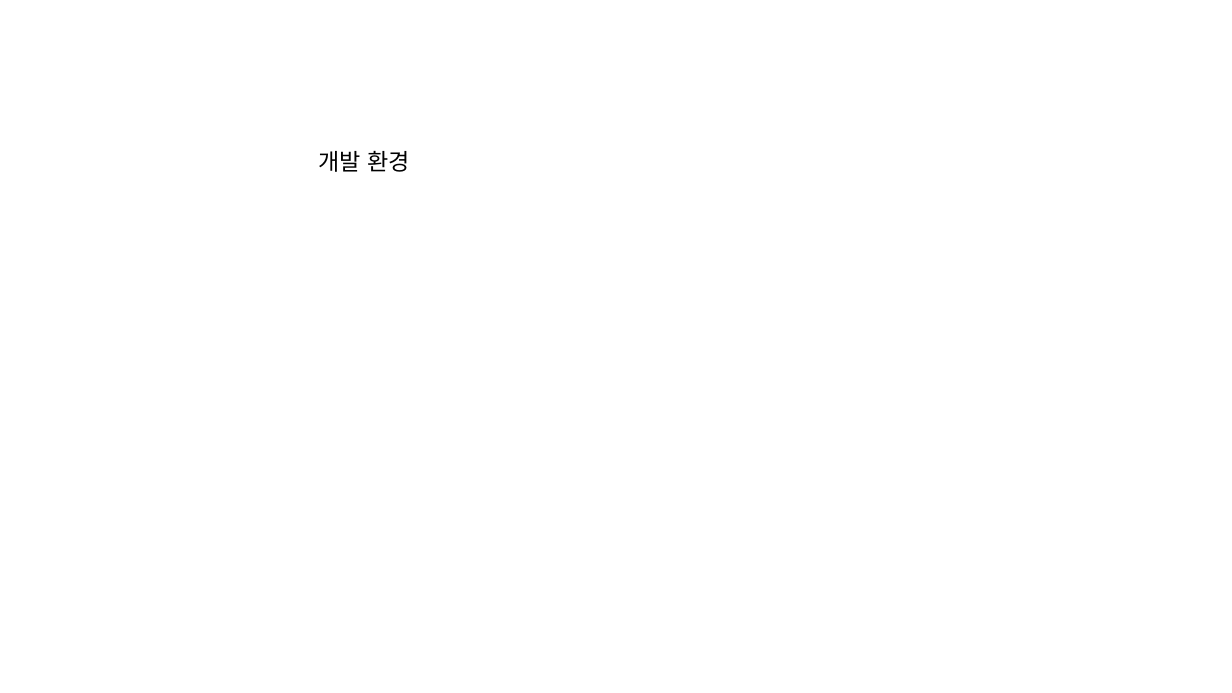
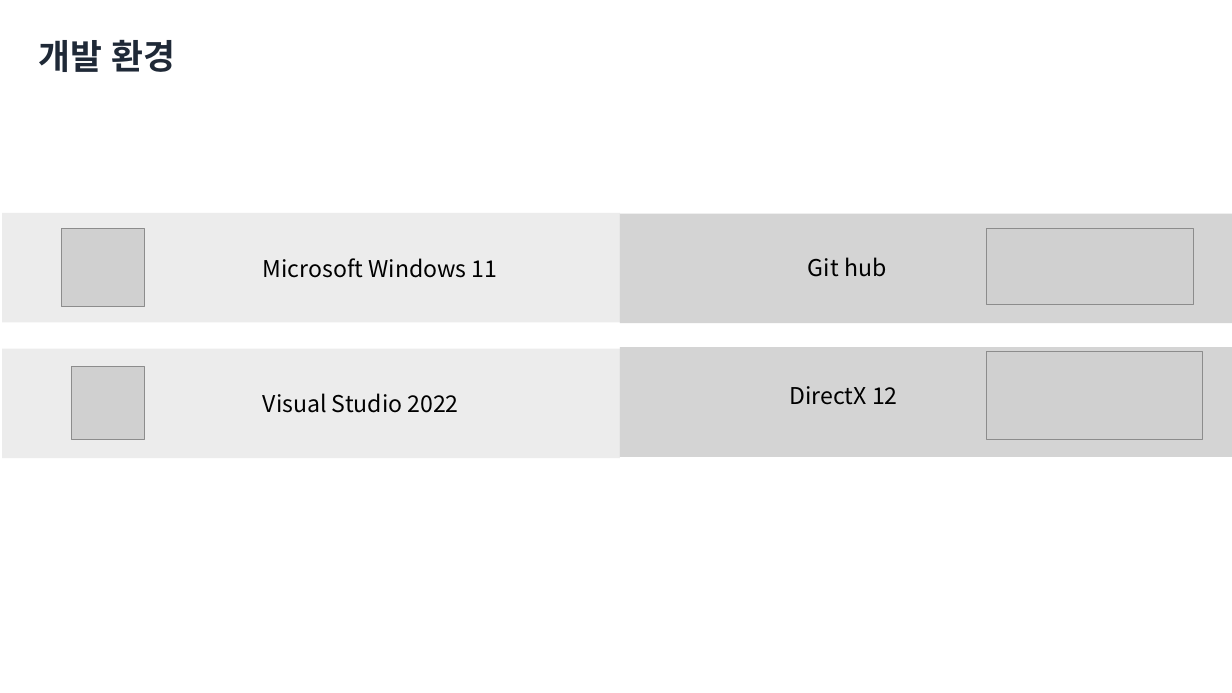
Before and after one commit to yunseo0129/2025_CapstoneGame, a slide deck: slide 12 of Design/종합설계기획.pptx. Drawn at 1232x693 pixels with LibreOffice and Linux fonts; fonts in the diff are those of the drawing; grey boxes stand for pictures; background and template pictures are left out. Boxes give left, top, right and bottom in pixels: in the first picture for what was removed or moved away, otherwise in the second. Text is boxed around its words. In the diff, an @@ line names an element or a change of style, - is before the commit and + after.

Commit message:
로고, 재화 시스템 구조, 개발환경, 개인별준비현황 추가

```diff
--- a/Design/종합설계기획.pptx
+++ b/Design/종합설계기획.pptx
@@ text "개발 환경": place and size @@
-text "개발 환경" at <box>318,150,410,172</box>
+text "개발 환경" at <box>38,39,176,72</box>
@@ text "개발 환경" at <box>38,39,176,72</box>: size 18 to 27 pt, font Calibri to Lato, text colour #000000 to #1F2937, bold on; line spacing 1 to 30pt @@
@@ rectangle added at <box>2,213,620,323</box>, fill #D9D9D9 at 48% opacity @@
@@ picture added at <box>61,229,144,307</box> @@
@@ rectangle added at <box>620,213,1232,323</box>, fill #A6A6A6 at 48% opacity @@
@@ picture added at <box>987,229,1194,306</box> @@
@@ text added at <box>263,258,498,278</box>, 18 pt, text #000000 @@
+Microsoft Windows 11
@@ text added at <box>808,257,886,277</box>, 18 pt, text #000000 @@
+Git hub
@@ rectangle added at <box>2,348,620,458</box>, fill #D9D9D9 at 48% opacity @@
@@ rectangle added at <box>620,348,1232,457</box>, fill #A6A6A6 at 48% opacity @@
@@ picture added at <box>987,351,1202,440</box> @@
@@ picture added at <box>71,367,144,440</box> @@
@@ text added at <box>790,386,898,405</box>, 18 pt, text #000000 @@
+DirectX 12
@@ text added at <box>263,393,459,413</box>, 18 pt, text #000000 @@
+Visual Studio 2022
```
Also in this commit, not shown: 4 other slides changed.
